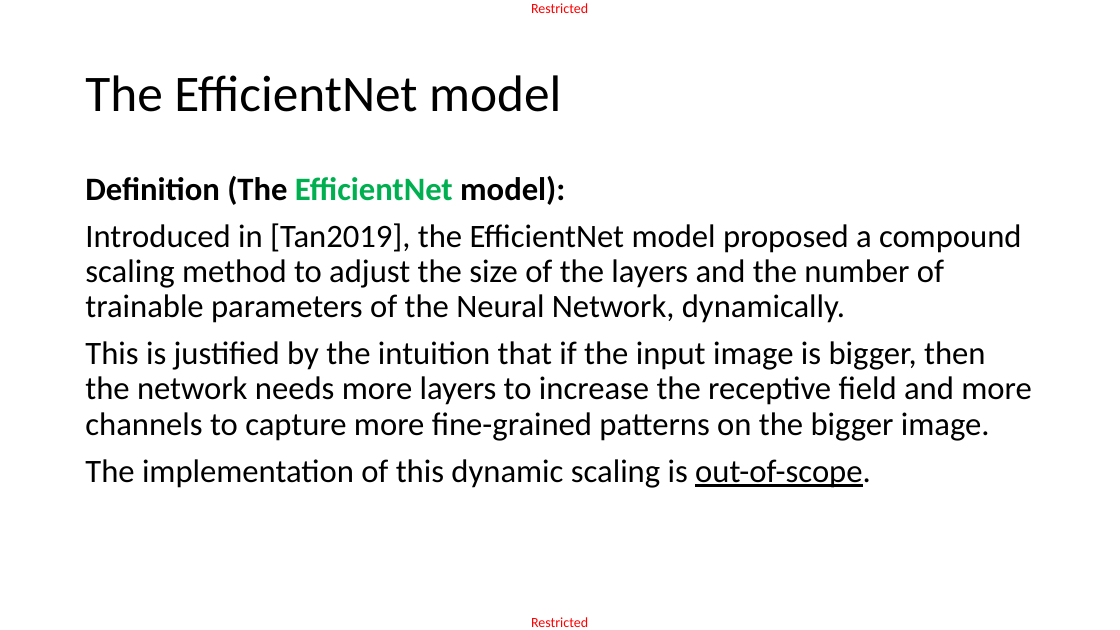
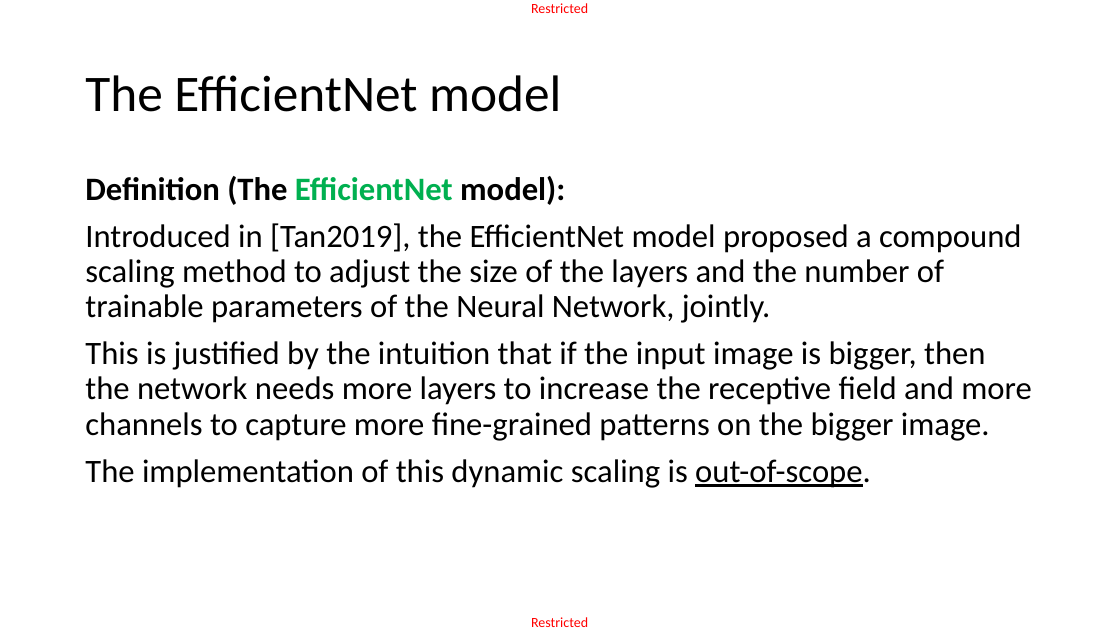
Before and after one commit to matthieudemari/SUTD_DL_50_039, a slide deck: slide 44 of W4/3. W4S3 final/W4S3.pptx (slide 42 before the commit). Drawn at 1120x630 pixels with LibreOffice and Linux fonts; fonts in the diff are those of the drawing. Boxes give left, top, right and bottom in pixels: in the first picture for what was removed or moved away, otherwise in the second. Text is boxed around its words. In the diff, an @@ line names an element or a change of style, - is before the commit and + after.

```diff
--- a/W4/3. W4S3 final/W4S3.pptx
+++ b/W4/3. W4S3 final/W4S3.pptx
@@ text at [85,223,1022,323]: text changed @@
-Introduced in [Tan2019], the EfficientNet model proposed a compound scaling method to adjust the size of the layers and the number of trainable parameters of the Neural Network, dynamically.
+Introduced in [Tan2019], the EfficientNet model proposed a compound scaling method to adjust the size of the layers and the number of trainable parameters of the Neural Network, jointly.
```
Also in this commit, not shown: 2 other slides changed, 4 slides added, 52 other files.
